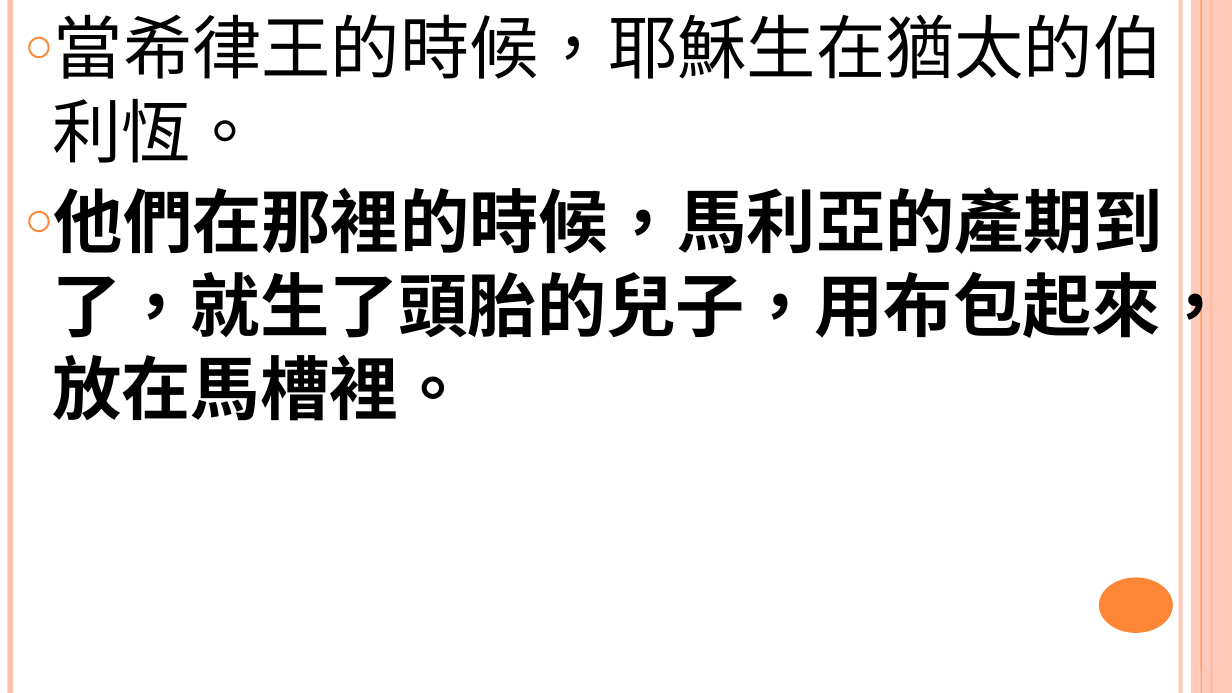
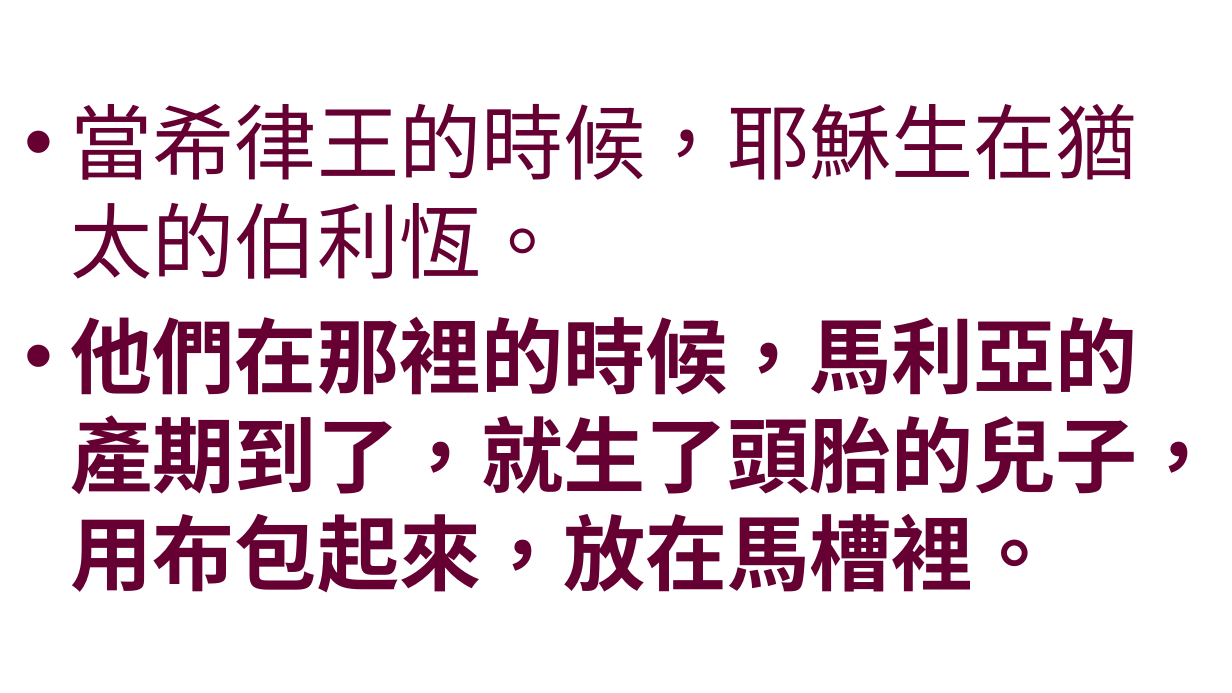
Before and after one commit to batisuoc/worship-resources, a slide deck: slide 4 of 6救主降生.pptx (slide 3 before the commit). Drawn at 1232x693 pixels with LibreOffice and Linux fonts; fonts in the diff are those of the drawing; background and template pictures are left out. Boxes give left, top, right and bottom in pixels: in the first picture for what was removed or moved away, otherwise in the second. Text is boxed around its words. In the diff, an @@ line names an element or a change of style, - is before the commit and + after.

```diff
--- a/6救主降生.pptx
+++ b/6救主降生.pptx
@@ line removed from (10, 0) to (10, 693) @@
@@ text "當希律王的時候，耶穌生在猶太的伯利恆。" at bbox=[71, 103, 1220, 593]: size 54 to 64 pt, text colour #000000 to #660033; bullet ○ to •; more space between paragraphs; vertical alignment top to middle @@
@@ line removed from (1181, 0) to (1181, 693) @@
@@ rectangle removed at bbox=[1191, 0, 1232, 693] @@
@@ line removed from (1202, 0) to (1202, 693) @@
@@ line removed from (1212, 0) to (1212, 693) @@
@@ ellipse removed at bbox=[1099, 578, 1173, 633] @@
```
Also in this commit, not shown: 4 other slides changed, 3 slides added, 1 other file.
